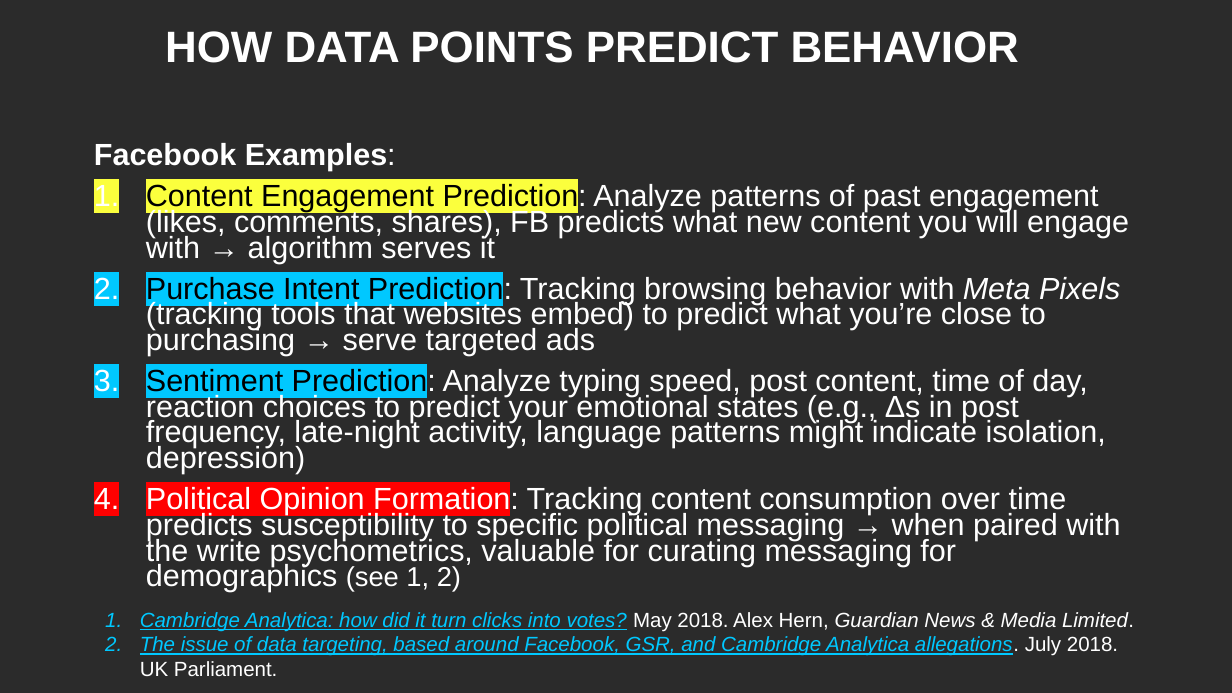
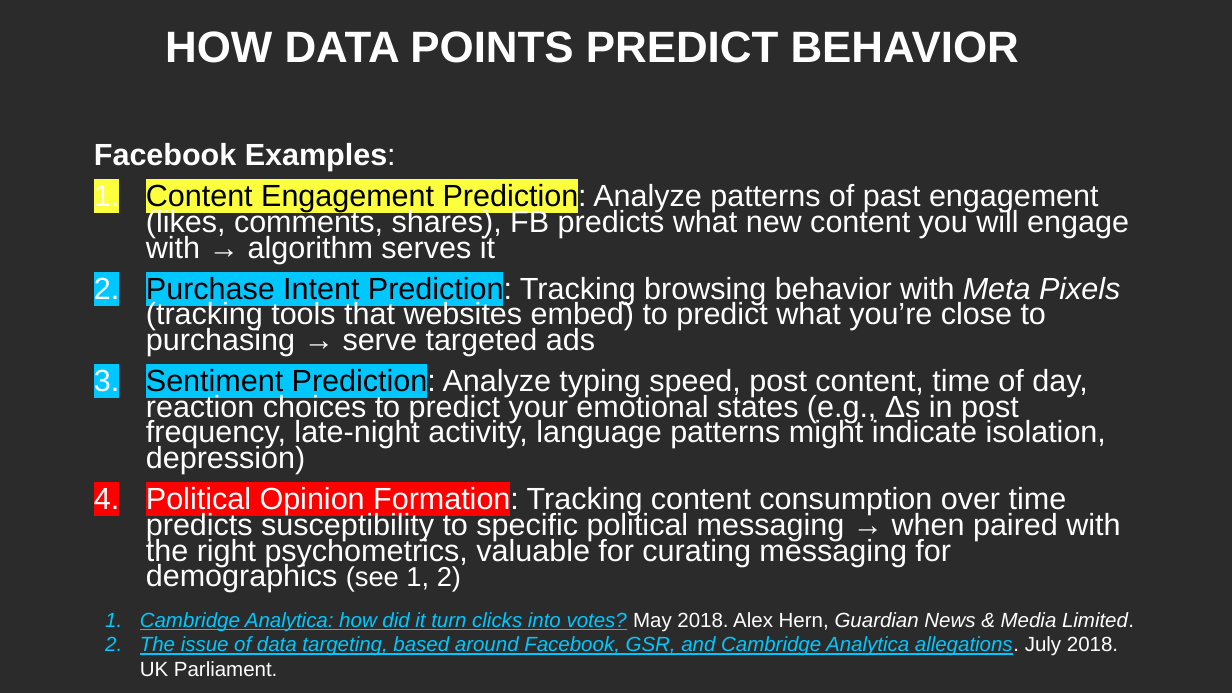
Before and after one commit to CSCI-1100/class_resources_public, a slide deck: slide 48 of downloads/ai_ml_slides.pptx. Drawn at 1232x693 pixels with LibreOffice and Linux fonts; fonts in the diff are those of the drawing; background and template pictures are left out; a plain dark background stands for a picture behind light text. Boxes give left, top, right and bottom in pixels: in the first picture for what was removed or moved away, otherwise in the second. Text is boxed around its words. In the diff, an @@ line names an element or a change of style, - is before the commit and + after.

Commit message:
Added ollama slides, more alt text, grammar fixes to slides

```diff
--- a/downloads/ai_ml_slides.pptx
+++ b/downloads/ai_ml_slides.pptx
@@ text at (x1=146, y1=485, x2=1120, y2=592): text changed @@
-4. Political Opinion Formation: Tracking content consumption over time predicts susceptibility to specific political messaging → when paired with the write psychometrics, valuable for curating messaging for demographics (see 1, 2)
+4. Political Opinion Formation: Tracking content consumption over time predicts susceptibility to specific political messaging → when paired with the right psychometrics, valuable for curating messaging for demographics (see 1, 2)
```
Also in this commit, not shown: 4 other slides changed, 3 slides added, 1 other file.
